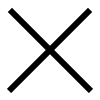
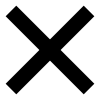
Two versions of the same layered image (w=100, h=100). Layer-by-layer changes:
added layer "Close copy" above "Close" over (5, 5, 95, 95)
painted on "Close" over (5, 5, 95, 95)
